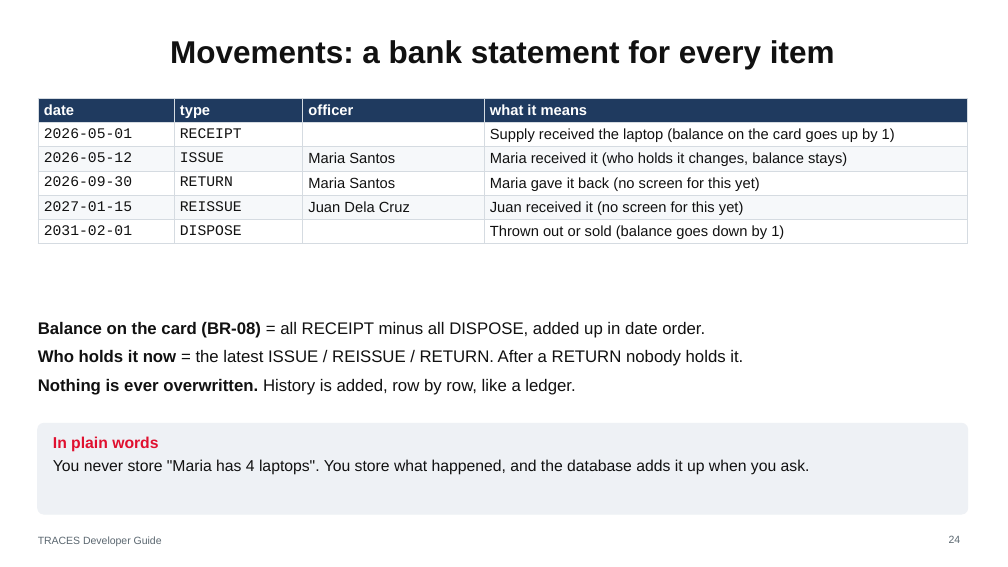
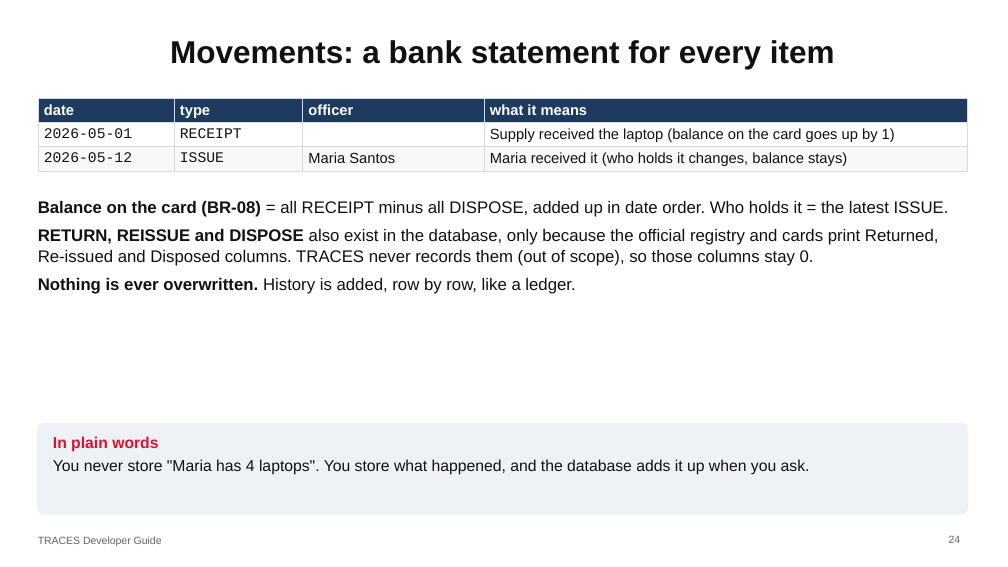
Before and after one commit to joww-seph/traces, a slide deck: slide 24 of docs/TRACES-Developer-Guide.pptx. Drawn at 1008x567 pixels with LibreOffice and Linux fonts; fonts in the diff are those of the drawing. Boxes give left, top, right and bottom in pixels: in the first picture for what was removed or moved away, otherwise in the second. Text is boxed around its words. In the diff, an @@ line names an element or a change of style, - is before the commit and + after.

```diff
--- a/docs/TRACES-Developer-Guide.pptx
+++ b/docs/TRACES-Developer-Guide.pptx
@@ table at (x1=38, y1=98, x2=968, y2=174) @@
-row 4: 2026-09-30 | RETURN | Maria Santos | Maria gave it back (no screen for this yet)
-row 5: 2027-01-15 | REISSUE | Juan Dela Cruz | Juan received it (no screen for this yet)
-row 6: 2031-02-01 | DISPOSE |  | Thrown out or sold (balance goes down by 1)
@@ text at (x1=38, y1=201, x2=949, y2=266): text changed @@
-• Balance on the card (BR-08) = all RECEIPT minus all DISPOSE, added up in date order.
-• Who holds it now = the latest ISSUE / REISSUE / RETURN. After a RETURN nobody holds it.
+• Balance on the card (BR-08) = all RECEIPT minus all DISPOSE, added up in date order. Who holds it = the latest ISSUE.
+• RETURN, REISSUE and DISPOSE also exist in the database, only because the official registry and cards print Returned, Re-issued and Disposed columns. TRACES never records them (out of scope), so those columns stay 0.
@@ text "Balance on the card (BR-08) ..." moved from (x1=38, y1=322, x2=743, y2=395) to (x1=38, y1=201, x2=949, y2=294) @@
```
Also in this commit, not shown: 2 other slides changed, 7 other files.
